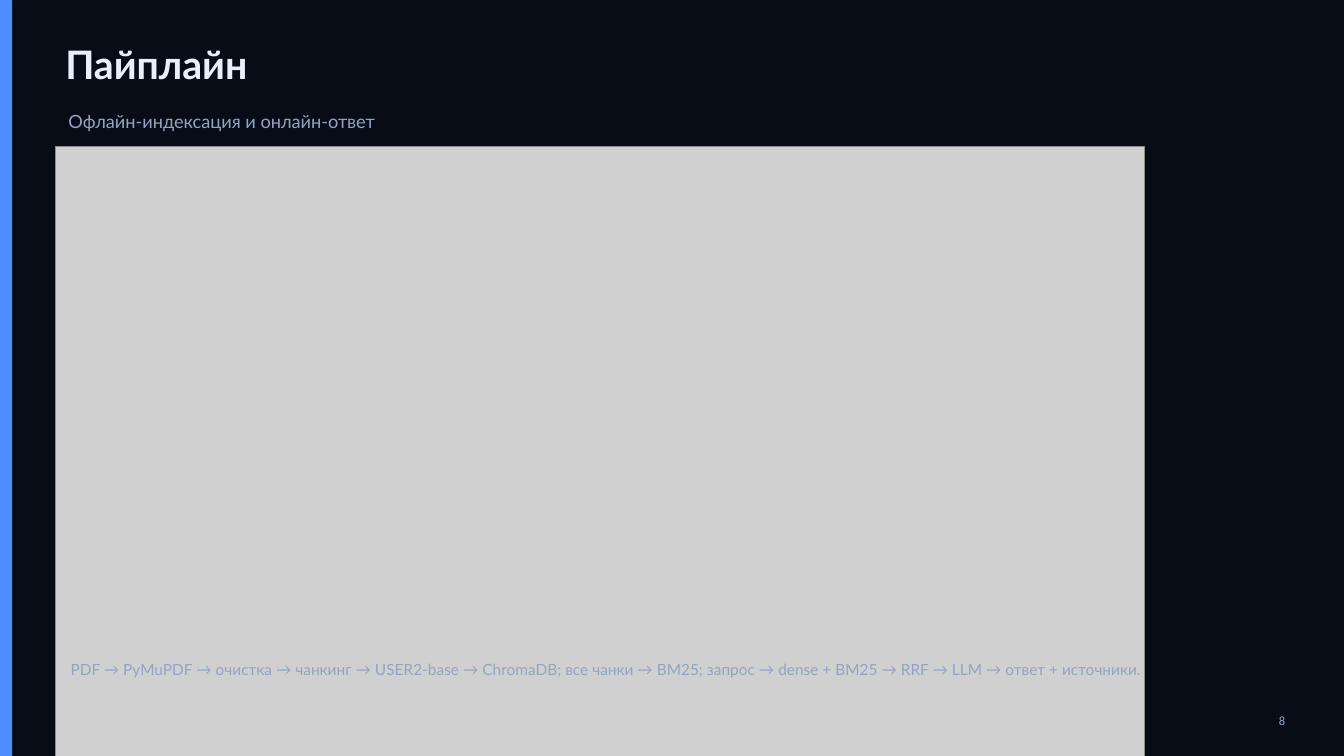
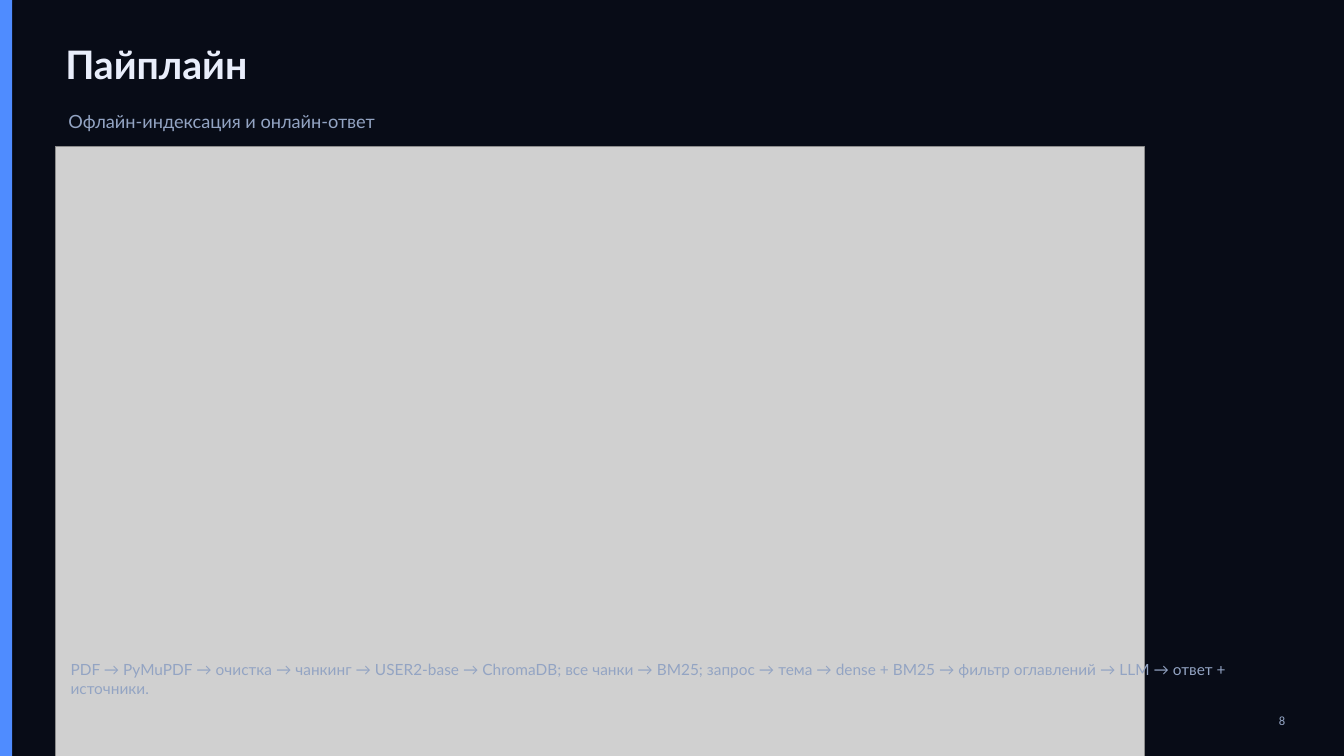
Before and after one commit to evangreen165/studymate-rag, a slide deck: slide 8 of docs/presentation/Презентация_защита_StudyMate.pptx. Drawn at 1344x756 pixels with LibreOffice and Linux fonts; fonts in the diff are those of the drawing; grey boxes stand for pictures. Boxes give left, top, right and bottom in pixels: in the first picture for what was removed or moved away, otherwise in the second. Text is boxed around its words. In the diff, an @@ line names an element or a change of style, - is before the commit and + after.

```diff
--- a/docs/presentation/Презентация_защита_StudyMate.pptx
+++ b/docs/presentation/Презентация_защита_StudyMate.pptx
@@ text at (71, 661, 1213, 694): text changed @@
-PDF → PyMuPDF → очистка → чанкинг → USER2-base → ChromaDB; все чанки → BM25; запрос → dense + BM25 → RRF → LLM → ответ + источники.
+PDF → PyMuPDF → очистка → чанкинг → USER2-base → ChromaDB; все чанки → BM25; запрос → тема → dense + BM25 → фильтр оглавлений → LLM → ответ + источники.
```
Also in this commit, not shown: 6 other slides changed, 38 other files.
